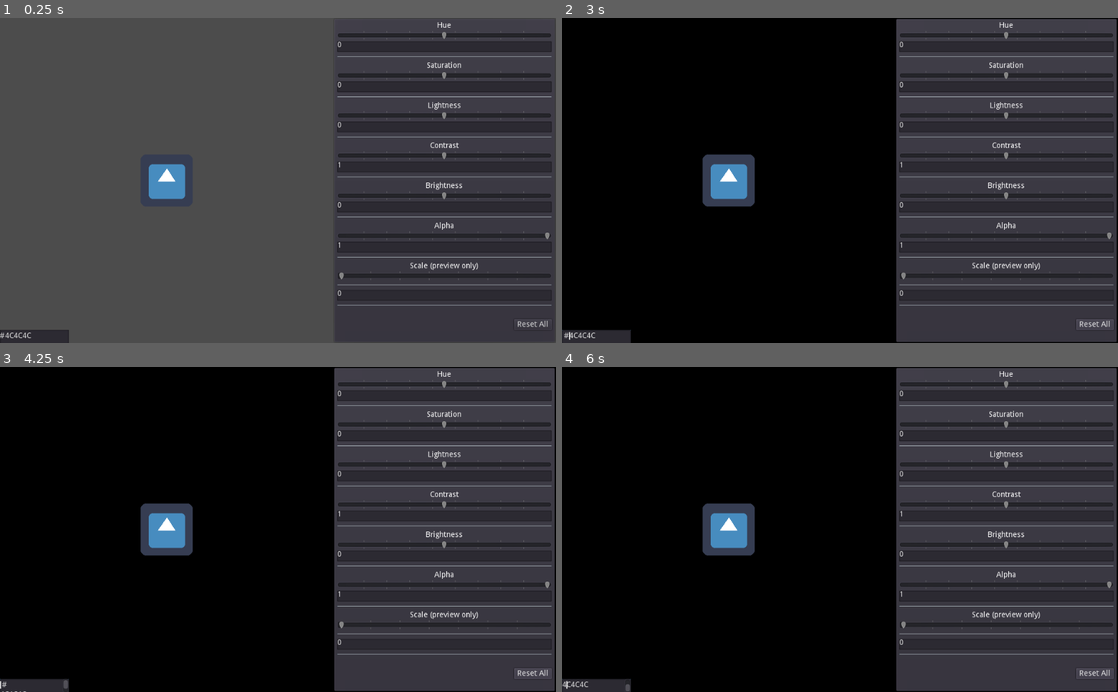
Above: before the commit, frames 1-4 (two rows, left to right).
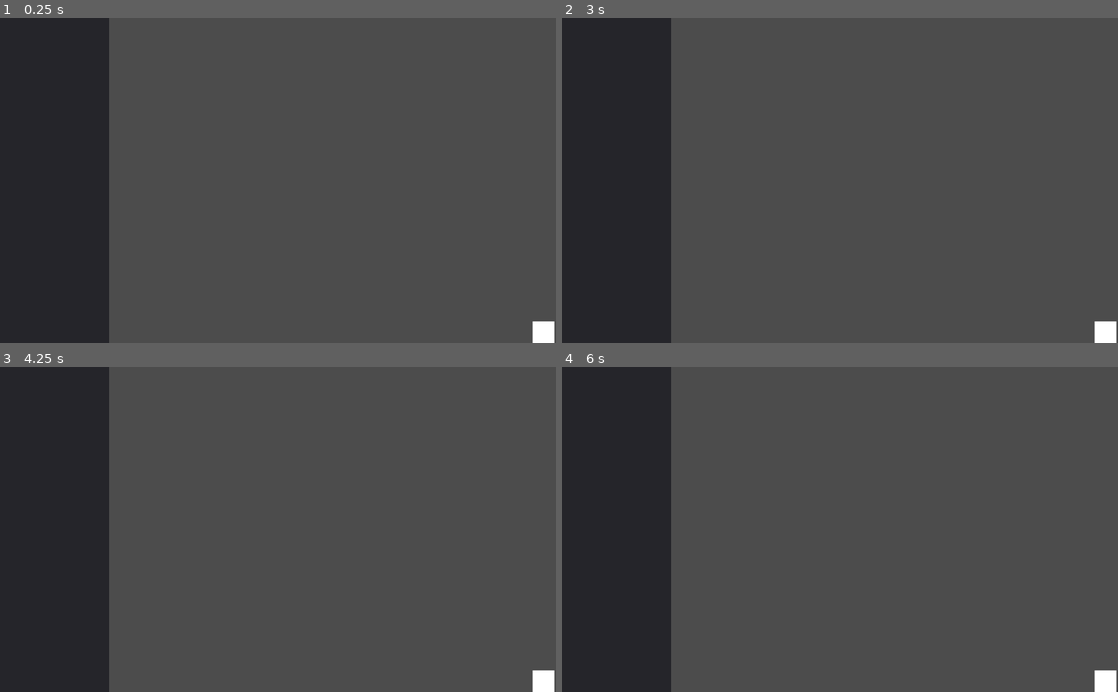
Above: after the commit, the same moments.

Repository: taedixon/vedge-godot-tool
Game: Godot game, scene res://scenes/light_editor.tscn
The game is run twice, just before and just after one commit, with the same random seed, the same clock (stepped at 60 frames per second) and the same inputs. Before the commit the project starts from res://scenes/hsl_editor.tscn. The engine's default icon, where the game draws it, is replaced by a stand-in: a white triangle on a blue panel in a dark square.
Inputs (mouse positions are in pixels of both pictures, inside the frame that each line leads up to):
- Up to frame 1 (0.25 s): no input
- Up to frame 2 (3 s): tap Enter at 0.5 s; hold Right (ui_right) 0.53-1.25 s; hold Shift 0.53-1.25 s; click (1095, 323) at 1.25 s, where only the run before the commit has a clickable "Reset All"; hold Down (ui_down) 2.03-2.78 s; tap Shift at 2.1 s; tap Space at 2.75 s; hold Right (ui_right) from 2.78 s (still down); hold Shift from 2.78 s (still down)
- Up to frame 3 (4.25 s): tap Enter at 3.5 s; release Right (ui_right) at 3.53 s; release Shift at 3.53 s; hold Up (ui_up) from 3.53 s (still down); tap Shift at 3.6 s
- Up to frame 4 (6 s): tap Space at 4.25, 5.75 s; release Up (ui_up) at 4.28 s; hold Shift 4.28-5.03 s; hold Left (ui_left) 4.28-5.78 s; tap Enter at 5 s; tap Shift at 5.1 s; hold Down (ui_down) from 5.78 s (still down); hold Shift from 5.78 s (still down)

The runs differ from the first frame. In frame 1, 34% of the frame differs, in the area x 0-100%, y 0-100%; in frame 2, 74%; in frame 3, 74%; in frame 4, 74%.

Commit message:
Loader for gms2 maps

Diff:
--- a/project.godot
+++ b/project.godot
@@ -9,20 +9,30 @@
 config_version=4
 
 _global_script_classes=[ {
+"base": "Reference",
+"class": "GmsTool",
+"language": "GDScript",
+"path": "res://util/GmsTool.gd"
+}, {
 "base": "Sprite",
 "class": "GrassSprite",
 "language": "GDScript",
 "path": "res://grass_asset.gd"
 } ]
 _global_script_class_icons={
+"GmsTool": "",
 "GrassSprite": ""
 }
 
 [application]
 
 config/name="vedge-tools"
-run/main_scene="res://scenes/hsl_editor.tscn"
+run/main_scene="res://scenes/light_editor.tscn"
 config/icon="res://icon.png"
+
+[autoload]
+
+GmsAssetCache="*res://util/GmsAssetCache.gd"
 
 [importer_defaults]
 
@@ -50,6 +60,7 @@
 [rendering]
 
 quality/driver/driver_name="GLES2"
+2d/snapping/use_gpu_pixel_snap=true
 vram_compression/import_etc=true
 vram_compression/import_etc2=false
 environment/default_environment="res://default_env.tres"
--- a/scenes/gms_map.gd
+++ b/scenes/gms_map.gd
@@ -5,26 +5,58 @@
 var _roomdata = null
 export (String) var room_path setget set_room_path
 
-
-# Called when the node enters the scene tree for the first time.
-func _ready():
-	pass # Replace with function body.
-
 func set_room_path(p):
 	room_path = p
 	if typeof(room_path) == TYPE_STRING:
 		_roomdata = load_room_data(room_path)
 
 func load_room_data(path):
-	var f = File.new()
-	f.open(path, File.READ)
-	var content = f.get_as_text()
-	var parsed = JSON.parse(content)
-	if parsed.error == OK:
-		_roomdata = parsed.result
+	_roomdata = GmsTool.load_yy(path)
+	if _roomdata:
 		populate_map(_roomdata)
-	else:
-		print(parsed.error_string)
 
 func populate_map(roomdata):
-	pass
+	GmsAssetCache.root_path = "C:/Users/Noxid/Documents/dev/GitHub/Unmend-Project/VernalEdge/"
+	var tilesets_root = $"tile_layers"
+	var nodes_to_add = []
+	for layer in roomdata.layers:
+		if layer.resourceType == "GMRTileLayer":
+			nodes_to_add.push_front(add_tile_layer(layer))
+		elif layer.resourceType == "GMRAssetLayer":
+			nodes_to_add.push_front(add_asset_layer(layer))
+	for i in nodes_to_add:
+		tilesets_root.add_child(i)
+
+func add_asset_layer(layer):
+	var base = Node2D.new()
+	for asset in layer.assets:
+		var spr = Sprite.new()
+		var spr_info = GmsAssetCache.get_sprite(asset.spriteId.path)
+		spr.centered = false
+		spr.offset = spr_info.offset
+		spr.texture = spr_info.texture
+		spr.position = Vector2(asset.x, asset.y)
+		spr.rotation_degrees = -asset.rotation
+		spr.scale = Vector2(asset.scaleX, asset.scaleY)
+		base.add_child(spr)
+	return base
+
+func add_tile_layer(layer):
+	var tileinfo = GmsAssetCache.get_tileset(layer.tilesetId.path)
+	var tmap = TileMap.new()
+	tmap.tile_set = tileinfo.tileset
+	tmap.cell_size = Vector2(16, 16)
+	var tx = 0
+	var ty = 0
+	var xmax = layer.tiles.SerialiseWidth
+	for tid in layer.tiles.TileSerialiseData:
+		var itid = int(tid)
+		var tid_real = itid & 0x7FFFF
+		if tid_real > 0:
+			tmap.set_cell(tx, ty, tid_real, (itid & 0x10000000) != 0, (itid & 0x20000000) != 0, (itid & 0x40000000) != 0)
+		tx += 1
+		if (tx >= xmax):
+			tx = 0
+			ty += 1
+	tmap.visible = layer.visible
+	return tmap
--- a/scenes/gms_map.tscn
+++ b/scenes/gms_map.tscn
@@ -6,3 +6,6 @@
 script = ExtResource( 1 )
 
 [node name="tile_layers" type="Node2D" parent="."]
+
+[node name="tile_spritesheet" type="Sprite" parent="."]
+centered = false
--- /dev/null
+++ b/scenes/light_editor.gd
@@ -0,0 +1,21 @@
+extends Control
+
+
+# Declare member variables here. Examples:
+onready var map = $gms_map
+
+
+# Called when the node enters the scene tree for the first time.
+func _ready():
+	pass # Replace with function body.
+
+
+# Called every frame. 'delta' is the elapsed time since the previous frame.
+func _process(delta):
+	var translate_spd = 300
+	if Input.is_key_pressed(KEY_SHIFT):
+		translate_spd *= 2
+	map.position.x += Input.get_action_strength("ui_left") * translate_spd * delta
+	map.position.x -= Input.get_action_strength("ui_right") * translate_spd *  delta
+	map.position.y += Input.get_action_strength("ui_up") * translate_spd *  delta
+	map.position.y -= Input.get_action_strength("ui_down") * translate_spd *  delta
--- a/scenes/light_editor.tscn
+++ b/scenes/light_editor.tscn
@@ -1,8 +1,40 @@
-[gd_scene load_steps=2 format=2]
+[gd_scene load_steps=3 format=2]
 
 [ext_resource path="res://scenes/gms_map.tscn" type="PackedScene" id=1]
+[ext_resource path="res://scenes/light_editor.gd" type="Script" id=2]
 
-[node name="light_editor" type="Node2D"]
+[node name="light_editor" type="Control"]
+anchor_right = 1.0
+anchor_bottom = 1.0
+script = ExtResource( 2 )
+__meta__ = {
+"_edit_use_anchors_": false
+}
 
 [node name="gms_map" parent="." instance=ExtResource( 1 )]
 room_path = "C:\\Users\\Noxid\\Documents\\dev\\GitHub\\Unmend-Project\\VernalEdge\\rooms\\arboretum_new_mainhall\\arboretum_new_mainhall.yy"
+
+[node name="ColorRect" type="ColorRect" parent="."]
+anchor_left = 1.0
+anchor_top = 1.0
+anchor_right = 1.0
+anchor_bottom = 1.0
+margin_left = -43.0
+margin_top = -40.0
+margin_right = -3.0
+__meta__ = {
+"_edit_use_anchors_": false
+}
+
+[node name="Panel" type="Panel" parent="."]
+anchor_bottom = 1.0
+margin_right = 201.0
+
+[node name="ScrollContainer" type="ScrollContainer" parent="Panel"]
+anchor_right = 1.0
+anchor_bottom = 1.0
+__meta__ = {
+"_edit_use_anchors_": false
+}
+
+[node name="VBoxContainer" type="VBoxContainer" parent="Panel/ScrollContainer"]
--- /dev/null
+++ b/util/GmsAssetCache.gd
@@ -0,0 +1,62 @@
+extends Node
+
+# Declare member variables here. Examples:
+var saved_tilesets = {}
+var saved_sprites = {}
+var root_path = ""
+
+func get_tileset(path):
+	if !(path in saved_tilesets):
+		saved_tilesets[path] = load_tileset(path)
+	return saved_tilesets[path]
+
+func load_tileset(path):
+	var tdata = GmsTool.load_yy(root_path + path)
+	if tdata:
+		return populate_tileset(tdata)
+
+func populate_tileset(tdata):
+	var tileset_info = {}
+	var img = Image.new()
+	var sprite_data = GmsTool.load_yy(root_path + tdata.spriteId.path)
+	var sprite_folder = tdata.spriteId.path.get_base_dir() + "/"
+	var sprite_path = root_path + sprite_folder + sprite_data.frames[0].compositeImage.FrameId.name + ".png"
+	print(sprite_path)
+	img.load(sprite_path)
+	var tex = ImageTexture.new()
+	tex.create_from_image(img)
+	var tileset = TileSet.new()
+	var tile_idx = 0
+	for y in range(0, sprite_data.height, 16):
+		for x in range(0, sprite_data.width, 16):
+			tileset.create_tile(tile_idx)
+			tileset.tile_set_texture(tile_idx, tex)
+			tileset.tile_set_region(tile_idx, Rect2(x, y, 16, 16))
+			tile_idx += 1
+	tileset_info.tileset = tileset
+	tileset_info.mask = tdata.tile_count
+	return tileset_info
+
+func get_sprite(path):
+	if !(path in saved_sprites):
+		saved_sprites[path] = load_sprite(path)
+	return saved_sprites[path]
+
+func load_sprite(path):
+	var yydata = GmsTool.load_yy(root_path + path)
+	if yydata:
+		return populate_sprite(yydata)
+
+func populate_sprite(yydata):
+	var sprite_info = {}
+	var frame = yydata.frames[0].compositeImage
+	var sprite_folder = frame.FrameId.path.get_base_dir() + "/"
+	var sprite_path = root_path + sprite_folder + frame.FrameId.name + ".png"
+	print(sprite_path)
+	var img = Image.new()
+	img.load(sprite_path)
+	var tex = ImageTexture.new()
+	tex.create_from_image(img)
+	sprite_info.texture = tex
+	sprite_info.offset = Vector2(-yydata.sequence.xorigin, -yydata.sequence.yorigin)
+	return sprite_info
--- /dev/null
+++ b/util/GmsTool.gd
@@ -0,0 +1,12 @@
+class_name GmsTool
+
+static func load_yy(path):
+	var f = File.new()
+	f.open(path, File.READ)
+	var content = f.get_as_text()
+	f.close()
+	var parsed = JSON.parse(content)
+	if parsed.error == OK:
+		return parsed.result
+	else:
+		push_error(parsed.error_string)
